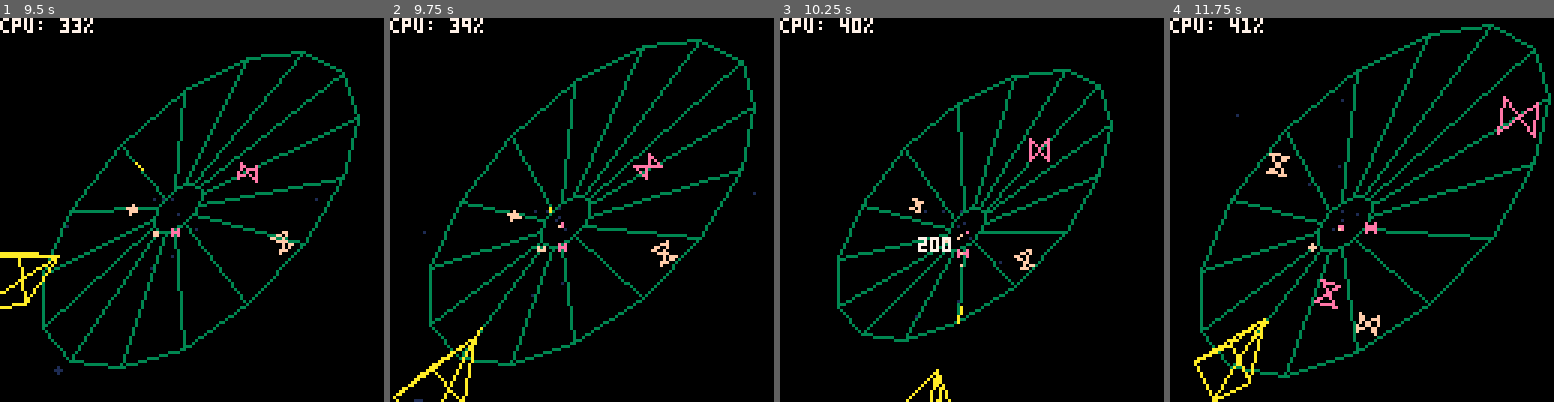
Above: before the commit, frames 1-4 (left to right).
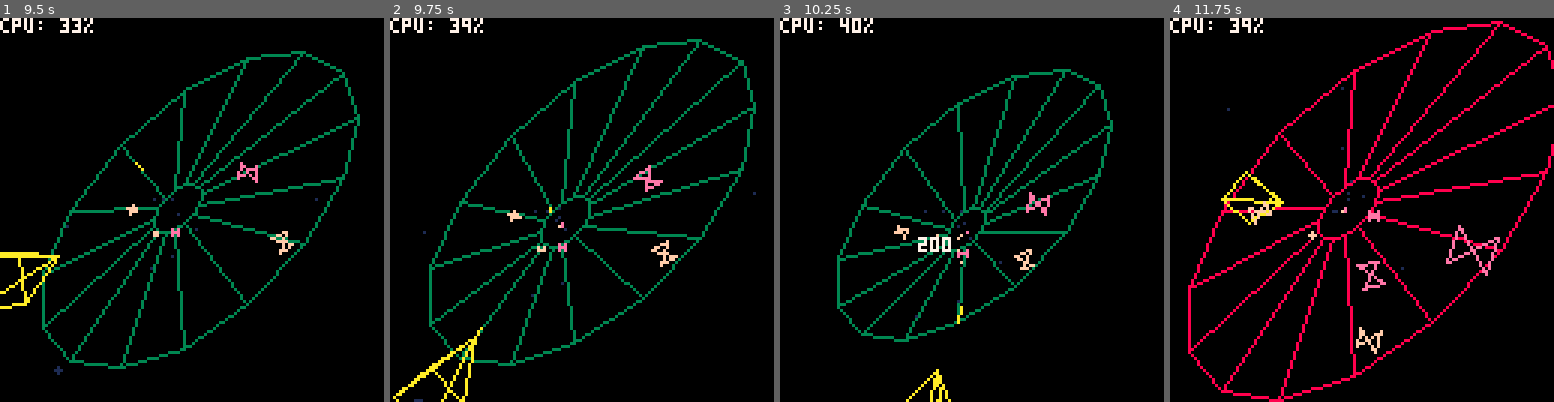
Above: after the commit, the same moments.

Repository: tesselode/web-pilot
Game: PICO-8 cartridge t1k.p8
Two runs of this game, one before a commit and one after it. Both use one fixed random seed, a clock stepped at 60 frames per second and the inputs below.
Inputs:
- Up to frame 1 (9.5 s): tap X (X key) at 0.33, 1.07, 1.85, 2.97, 4.08, 5.2, 6.32, 7.43, 8.55 s; tap O (Z key) at 0.7, 1.7, 2.1, 2.5, 2.9, 3.3, 3.7, 4.1, 4.5, 4.9, 5.3, 5.7, 6.1, 6.5, 6.9, 7.3, 7.7, 8.1, 8.5, 8.9, 9.3 s; hold Right 1.6-2.1 s; hold Right 2.47-3.03 s; hold Left 3.08-3.58 s; hold Right 4.02-4.68 s; hold Left 5.08-5.68 s; hold Right 6.08-6.58 s; hold Right 6.63-7.13 s; hold Right 7.5-8.07 s; hold Left 8.12-8.62 s; hold Right from 9.05 s (still down)
- Up to frame 2 (9.75 s): tap X (X key) at 9.67 s; tap O (Z key) at 9.7 s; release Right at 9.72 s
- Up to frame 3 (10.25 s): tap O (Z key) at 10.1 s; hold Left from 10.12 s (still down)
- Up to frame 4 (11.75 s): tap O (Z key) every 0.4 s from 10.5 to 11.7 s; release Left at 10.72 s; tap X (X key) at 10.78 s; hold Right 11.12-11.62 s

Frame 1 is identical in both runs. In frame 2, 0.3% of the frame differs, in the area x 63-72%, y 35-46%; in frame 3, 0.5%; in frame 4, 14%, in the area x 4-100%, y 0-100%.

Commit message:
flippers chase player on rim

Diff:
--- a/t1k.p8
+++ b/t1k.p8
@@ -381,9 +381,10 @@
 class.flipper.flip_speed = 1/30
 class.flipper.drag_speed = .0005
 
-function class.flipper:new(p3d, web, position, z, small)
+function class.flipper:new(p3d, web, player, position, z, small)
 	self.p3d = p3d
 	self.web = web
+	self.player = player
 	self.position = position + .5
 	self.z = z
 	self.small = small
@@ -417,7 +418,19 @@
 		end
 		if self.flip_timer <= 0 then
 			self.flip_timer += self.flip_interval
-			self.flip_direction = rnd(1) > .5 and 1 or -1
+			if self.z == 1 then
+				local p_a = self.position % #self.web.points
+				local p_b = self.player.position % #self.web.points
+				local distance_a = abs(p_a - p_b)
+				local distance_b = abs(#self.web.points - p_a) + p_b
+				if distance_b < distance_a then
+					self.flip_direction = sgn(p_a - p_b)
+				else
+					self.flip_direction = -sgn(p_a - p_b)
+				end
+			else
+				self.flip_direction = rnd(1) > .5 and 1 or -1
+			end
 			self.flip_progress = 0
 		end
 	end
@@ -630,8 +643,8 @@
 	self.spawn_timer -= 1/120 * self.spawn_multiplier
 	while self.spawn_timer <= 0 do
 		self.spawn_timer += 1
-		add(self.entities, class.flipper(self.p3d, self.web, flr(rnd(#self.web.points)), 0.75))
-		add(self.entities, class.flipper(self.p3d, self.web, flr(rnd(#self.web.points)), 0.75, true))
+		add(self.entities, class.flipper(self.p3d, self.web, self.player, flr(rnd(#self.web.points)), 0.75))
+		add(self.entities, class.flipper(self.p3d, self.web, self.player, flr(rnd(#self.web.points)), 0.75, true))
 		sfx(sound.spawn, 3)
 	end
 
